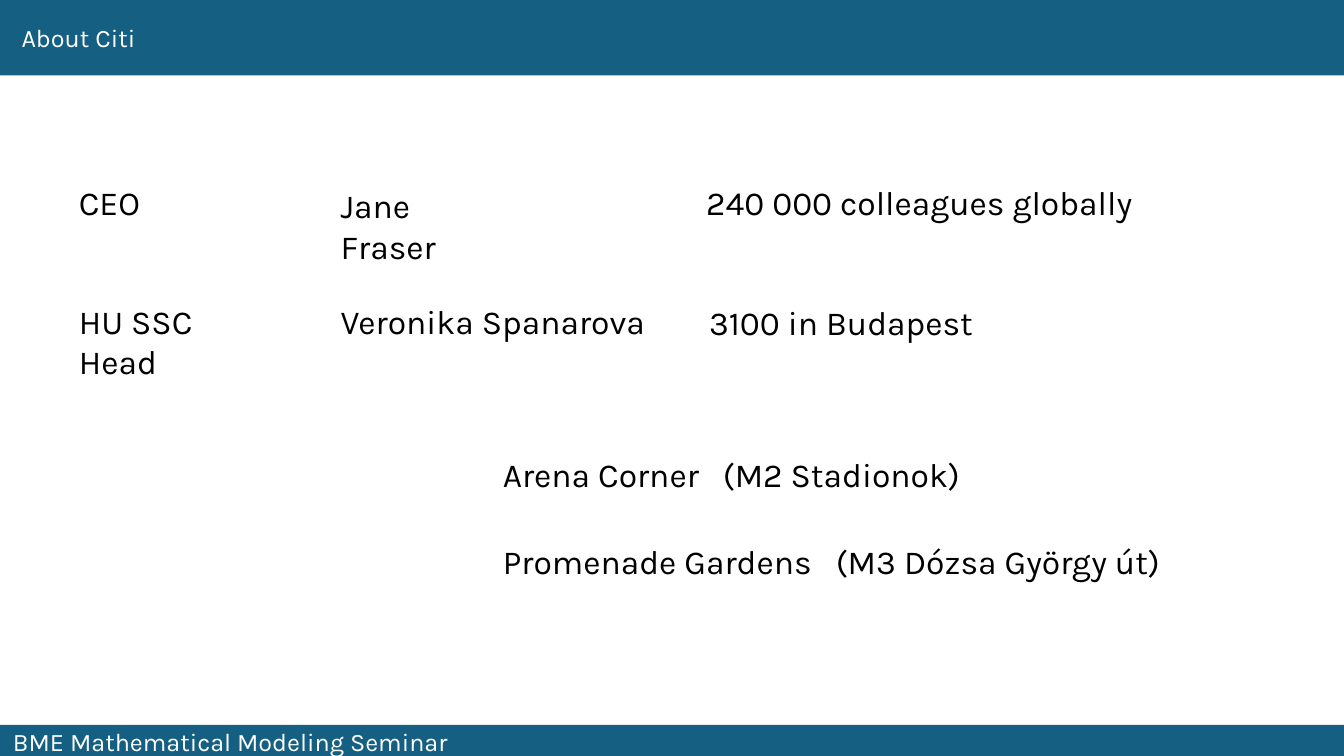
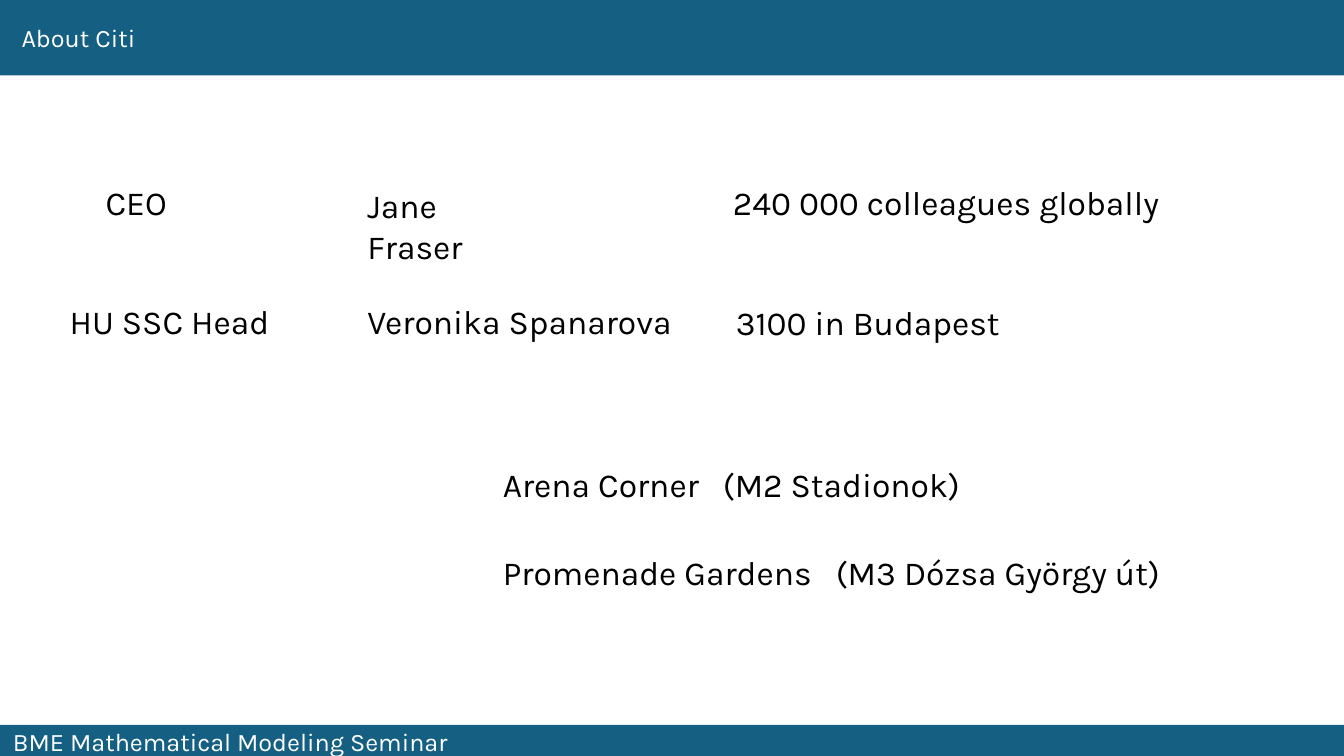
Before and after one commit to fij/btup, a slide deck: slide 3 of MMS_2024_09_10/Farkas_2024_09_10.pptx. Drawn at 1344x756 pixels with LibreOffice and Linux fonts; fonts in the diff are those of the drawing. Boxes give left, top, right and bottom in pixels: in the first picture for what was removed or moved away, otherwise in the second. Text is boxed around its words. In the diff, an @@ line names an element or a change of style, - is before the commit and + after.

```diff
--- a/MMS_2024_09_10/Farkas_2024_09_10.pptx
+++ b/MMS_2024_09_10/Farkas_2024_09_10.pptx
@@ 5 texts moved together from (x1=79, y1=192, x2=1133, y2=343) to (x1=106, y1=192, x2=1159, y2=343) @@
@@ text at (x1=70, y1=311, x2=269, y2=335): text changed @@
-HU SSC
-Head
+HU SSC Head
@@ text "Arena Corner (M2 Stadionok)" moved from (x1=503, y1=462, x2=960, y2=491) to (x1=503, y1=472, x2=960, y2=501) @@
@@ text "Promenade Gardens (M3 Dózsa György ..." moved from (x1=503, y1=548, x2=1160, y2=583) to (x1=503, y1=559, x2=1160, y2=594) @@
```
Also in this commit, not shown: 6 other slides changed, 3 slides added.
